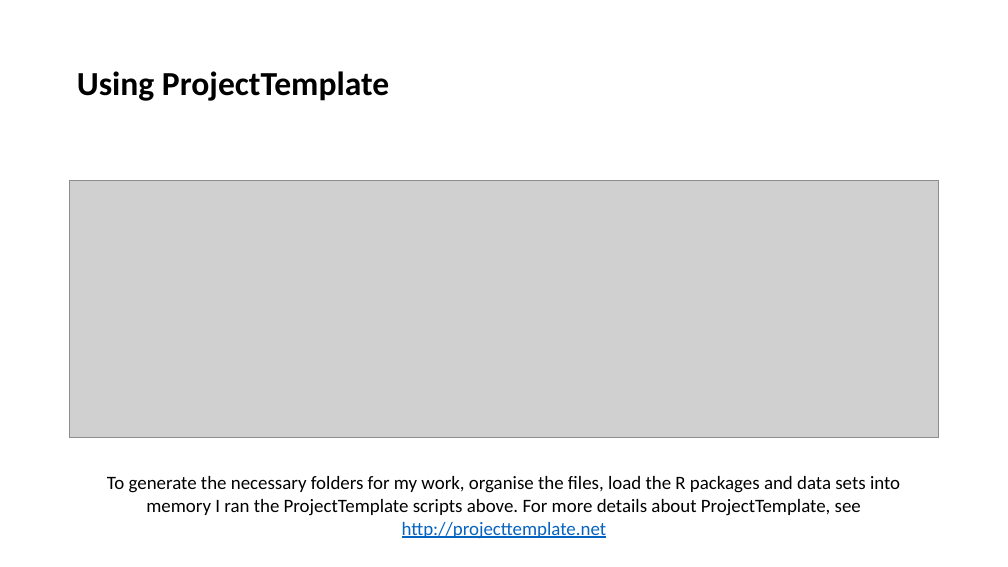
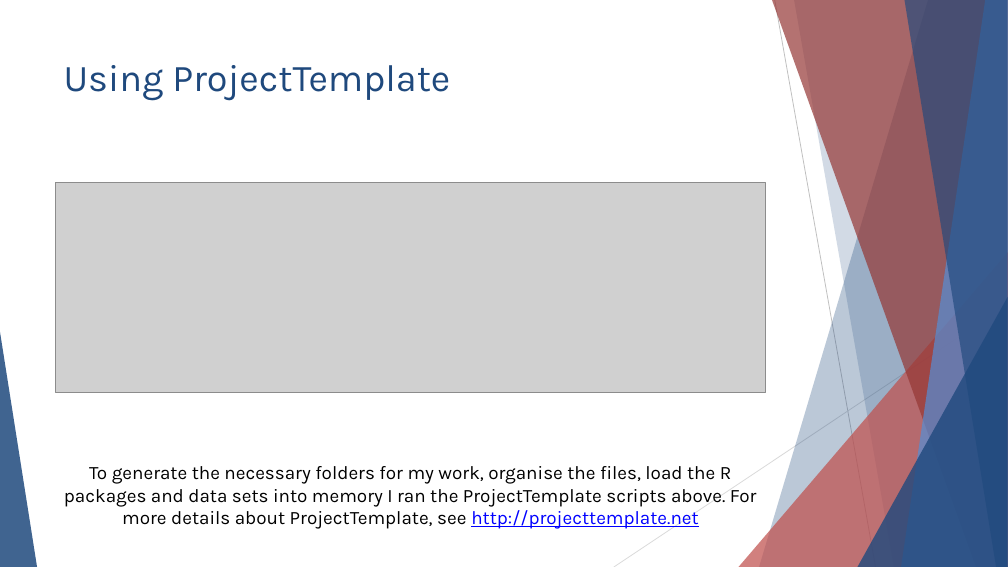
Before and after one commit to IssyMiddleton/CSC8631-Data-Management-Exploratory-Analysis, a slide deck: slide 5 of Exploratory_Analysis/reports/Overview-Presentation.pptx. Drawn at 1008x567 pixels with LibreOffice and Linux fonts; fonts in the diff are those of the drawing; grey boxes stand for pictures. Boxes give left, top, right and bottom in pixels: in the first picture for what was removed or moved away, otherwise in the second. Text is boxed around its words. In the diff, an @@ line names an element or a change of style, - is before the commit and + after.

Commit message:
Changed presentation template

```diff
--- a/Exploratory_Analysis/reports/Overview-Presentation.pptx
+++ b/Exploratory_Analysis/reports/Overview-Presentation.pptx
@@ title "Using ProjectTemplate": place and size @@
-title "Using ProjectTemplate" at [77,71,389,101]
+title "Using ProjectTemplate" at [64,65,450,101]
@@ title "Using ProjectTemplate" at [64,65,450,101]: size 32 to 36 pt, font Calibri to Karla, text colour #000000 to #1F497D, bold off; line spacing 0.9 to 1; vertical alignment middle to top @@
@@ picture: place and size @@
-picture at [70,181,939,438]
+picture at [56,183,766,393]
@@ group added at [0,0,1008,567]: 5 freeform shapes, 3 triangles, 2 lines @@
@@ text "To generate the necessary folders ...": place and size @@
-text "To generate the necessary folders ..." at [107,476,900,516]
+text "To generate the necessary folders ..." at [64,466,757,529]
@@ text "To generate the necessary folders ..." at [64,466,757,529]: font Calibri to Karla; text colour #0563C1 to #0000FF in "http://projecttemplate.net" @@
```
Also in this commit, not shown: 3 other slides changed, 11 slides added, 5 slides removed, 18 other files.
